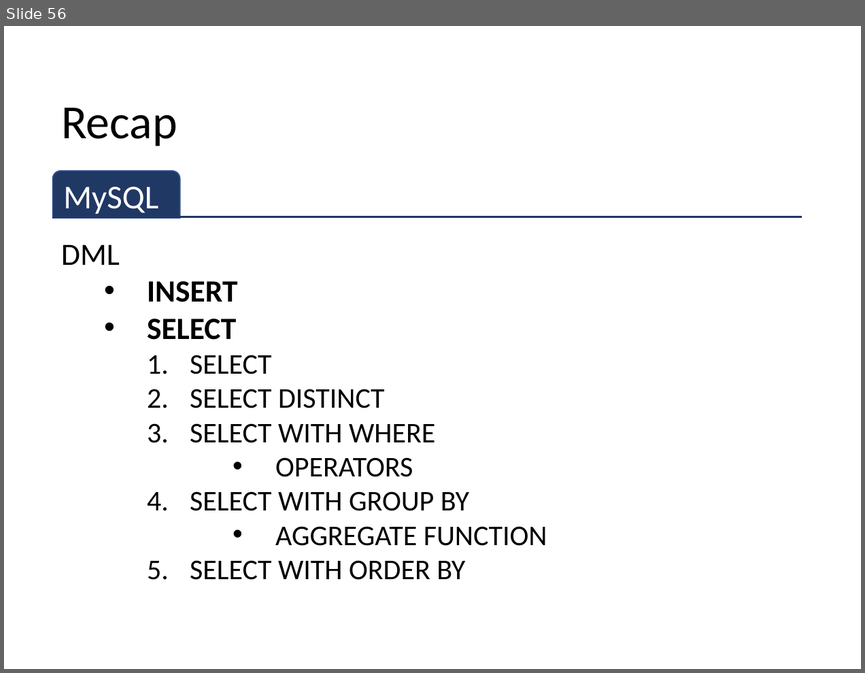
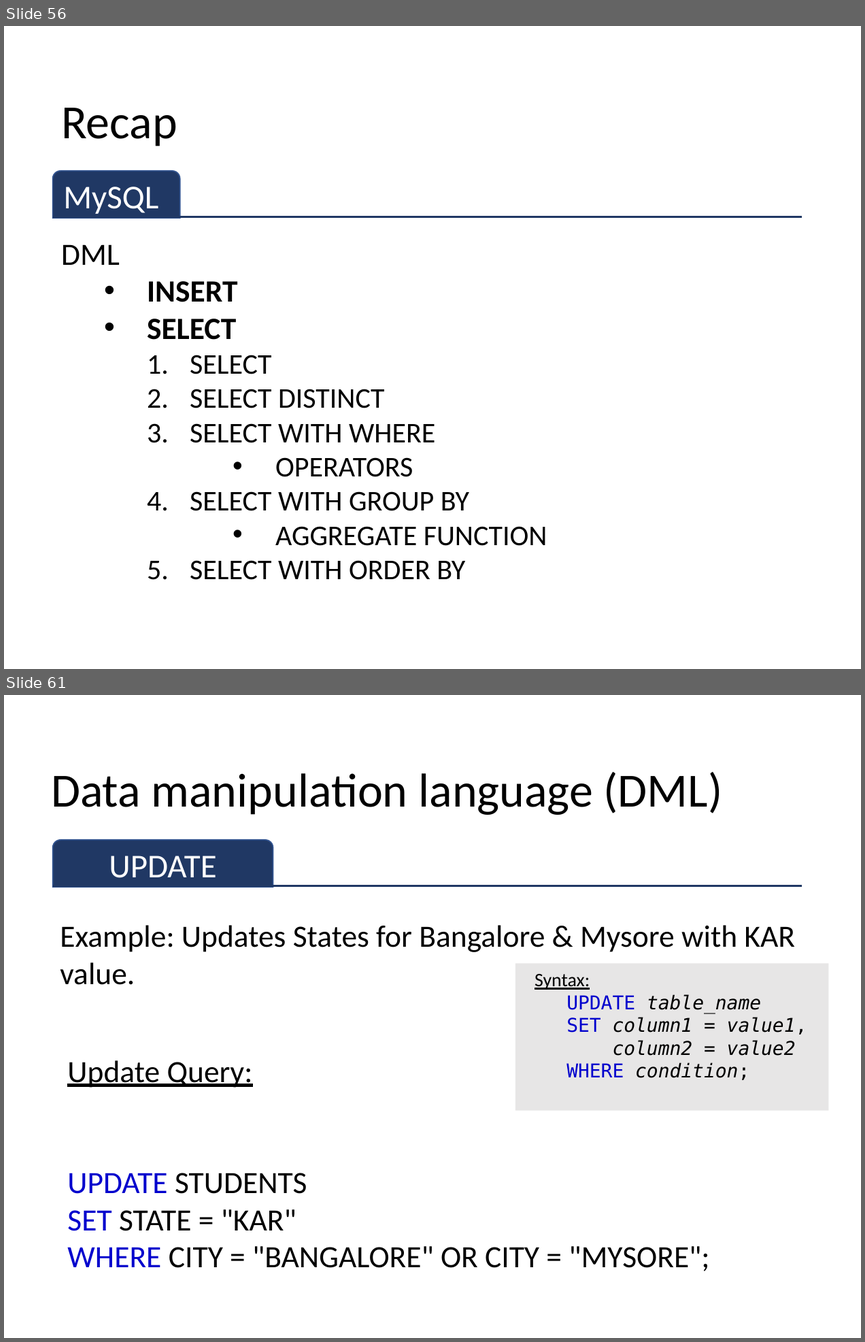
Before and after one commit to sitmbadept/sitmbadept.github.io, a slide deck: 2023/UNIT_2/Site/UNIT-2-PART-1.pptx. Shown one above the other, each under a label of ours: slide 56 before the commit, slides 56 and 61 after it; the slides between them are not shown. The pictures are 865x673 and 865x1342 pixels, drawn with LibreOffice and Linux fonts; fonts in the diff are those of the drawing. Boxes give left, top, right and bottom in pixels: in the first picture for what was removed or moved away, otherwise in the second. Text is boxed around its words. In the diff, an @@ line names an element or a change of style, - is before the commit and + after.

```diff
--- a/2023/UNIT_2/Site/UNIT-2-PART-1.pptx
+++ b/2023/UNIT_2/Site/UNIT-2-PART-1.pptx
@@ slide 61 added at (4,695,861,1338), background #FFFFFF @@
@@ title added at (51,772,723,815), 40 pt, text #000000 @@
+Data manipulation language (DML)
@@ round same rect added at (53,840,273,887), fill #203864, outline #325491 1 pt, 28 pt, text #FFFFFF @@
+UPDATE
@@ line added from (53, 886) to (802, 886), #203864 1.5 pt @@
@@ text added at (60,925,795,985), 26 pt, text #000000 @@
+Example: Updates States for Bangalore & Mysore with KAR value.
@@ rectangle added at (515,963,829,1110), fill #E7E6E6, 16 pt, text #000000, italic @@
+Syntax:
+  UPDATE table_name
+  SET column1 = value1,
+  column2 = value2
+  WHERE condition;
@@ text added at (67,1060,709,1271), 26 pt, text #000000 @@
+Update Query:
+UPDATE STUDENTS
+SET STATE = "KAR"
+WHERE CITY = "BANGALORE" OR CITY = "MYSORE";
```
Also in this commit, not shown: 55 other slides added, 9 other files.
